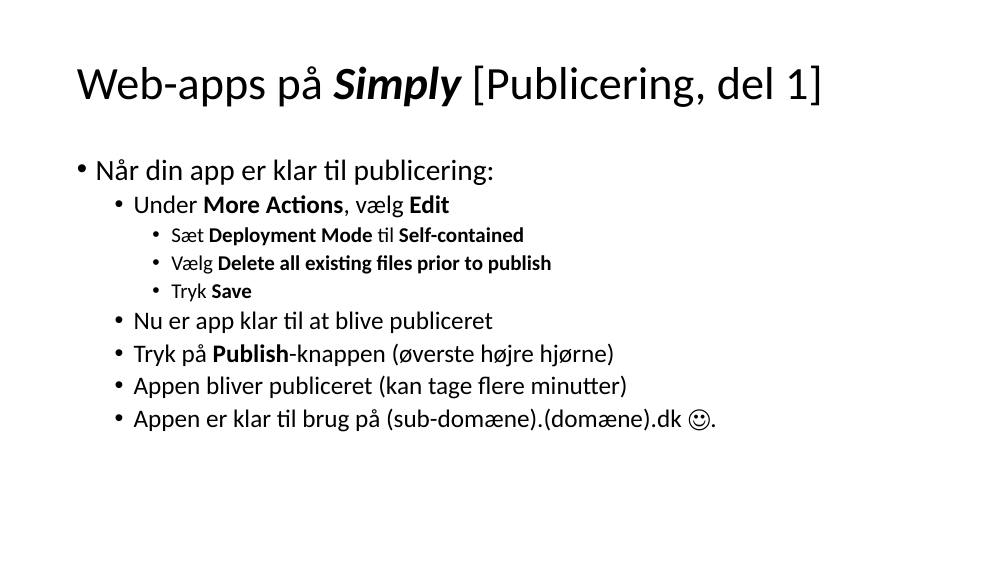
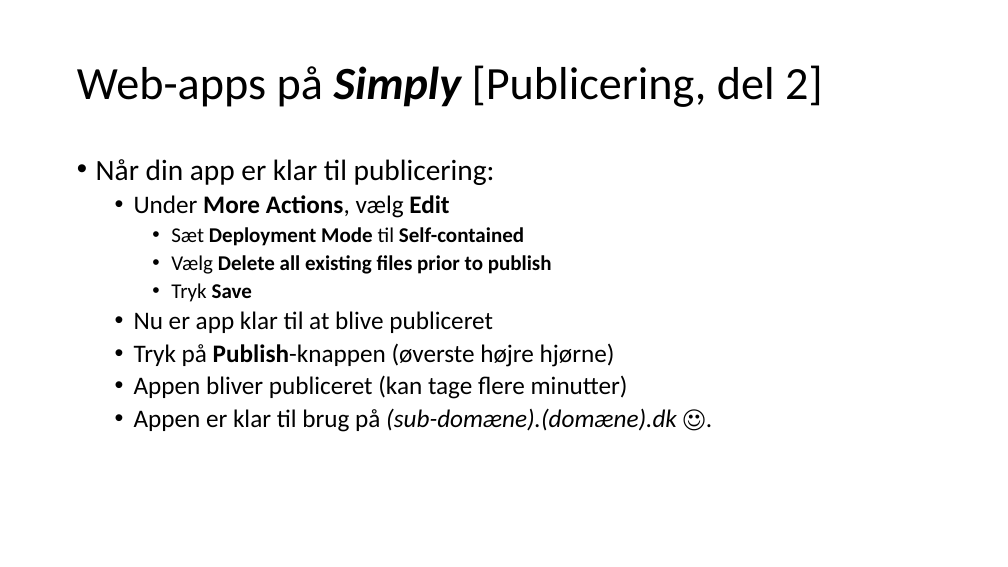
Before and after one commit to perslaursen/OOProg22, a slide deck: slide 18 of Chap/Misc/SimplyWebHosting.pptx (slide 19 before the commit). Drawn at 1008x567 pixels with LibreOffice and Linux fonts; fonts in the diff are those of the drawing. Boxes give left, top, right and bottom in pixels: in the first picture for what was removed or moved away, otherwise in the second. Text is boxed around its words. In the diff, an @@ line names an element or a change of style, - is before the commit and + after.

```diff
--- a/Chap/Misc/SimplyWebHosting.pptx
+++ b/Chap/Misc/SimplyWebHosting.pptx
@@ title at (x1=77, y1=65, x2=823, y2=107): text changed @@
-Web-apps på Simply [Publicering, del 1]
+Web-apps på Simply [Publicering, del 2]
@@ text at (x1=134, y1=408, x2=677, y2=432): italic on in "(sub-domæne).(domæne).dk" @@
```
Also in this commit, not shown: 9 other slides changed, 21 slides added, 19 slides removed.
